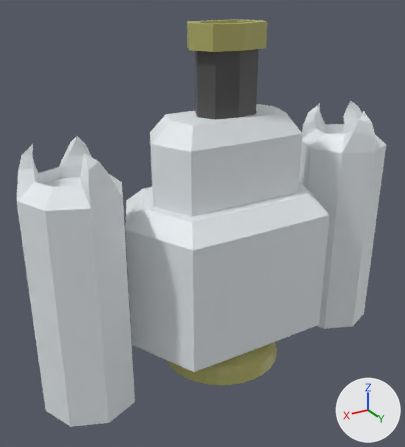
What one commit did to the FBX model Assets/ship.fbx.
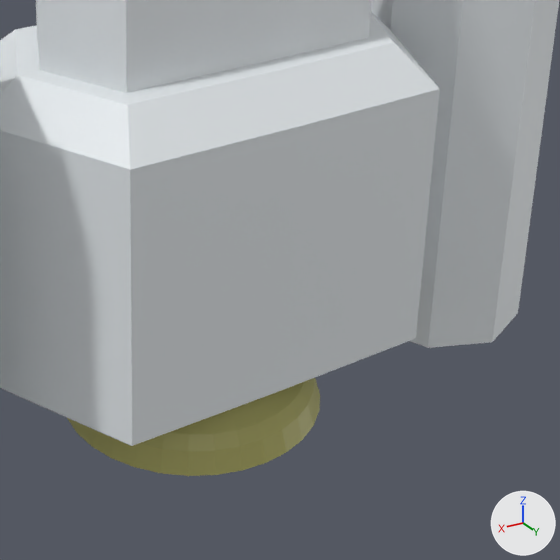
Old and new are each drawn whole from a 50 mm lens placed at (3.41, 5.17, 3.15), pointed at (0.31, 0.0, 0.56) and again close up on the part from 34% to 94% of the width and 39% to 94% of the height. The lights are fixed; the arrows at lower right show +X, +Y and +Z. Vertices at the same position are counted once.

The scene before the commit, as lines of its bpy script (objects in view):
```python
me_cylinder = bpy.data.meshes.new('Cylinder')
me_cylinder.from_pydata(...)  # 570 vertices, 585 faces; spans x -2.36..2.36, y -0.83..0.82, z -1.28..2.77
me_cylinder.materials.append(mat_material_001)  # picture img_ship_tex_png
ob_ship = bpy.data.objects.new('ship', me_cylinder)
ob_ship.location = (0.0, 0.0, 0.0)
```
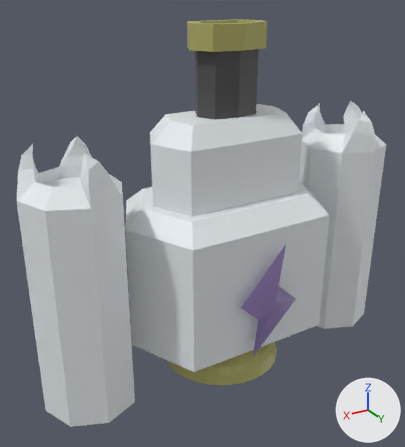
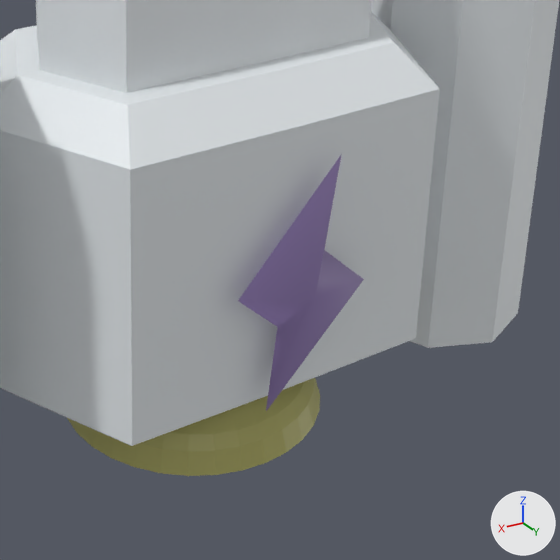
What changed in the scene script:
```text
Change me_cylinder:
    used by ob_ship; location = (0.0, 0.0, 0.0)
    verts and faces of me_cylinder; kept vertices keep their numbers, new ones are numbered from 570
    remove me_cylinder.from_pydata(...)  # 570 vertices, 585 faces; spans x -2.36..2.36, y -0.83..0.82, z -1.28..2.77
    add me_cylinder.from_pydata(...)  # 578 vertices, 598 faces; spans x -2.36..2.36, y -0.83..1.02, z -1.28..2.77
    me_cylinder part 1
    add verts[570] = (0.0, 1.02, -0.13)  # pixel (314, 299)
    add verts[571] = (0.2, 0.93, -0.78)  # pixel (265, 412)
    add verts[572] = (-0.39, 0.93, -0.19)  # pixel (363, 279)
    add verts[573] = (-0.12, 0.93, 0.06)  # pixel (324, 250)
    add verts[574] = (-0.19, 0.93, 0.56)  # pixel (341, 153)
    add verts[575] = (0.39, 0.93, -0.07)  # pixel (237, 300)
    add verts[576] = (0.15, 0.93, -0.29)  # pixel (277, 326)
    add verts[577] = (0.0, 0.84, -0.13)
    add faces += [(570, 571, 572), (570, 576, 571), (570, 575, 576), (570, 574, 575), (570, 573, 574), (570, 572, 573)]
    add faces += [(571, 572, 573, 574, 575, 576), (571, 577, 572), (571, 576, 577), (575, 577, 576), (574, 577, 575), (573, 577, 574)]
    add faces += [(572, 577, 573)]
```

Boxes (x1, y1, x2, y2) around the edits, measured in the close-ups (560 x 560 px):
part 1 of me_cylinder, added (purple)
    after: (238, 154, 364, 411)
